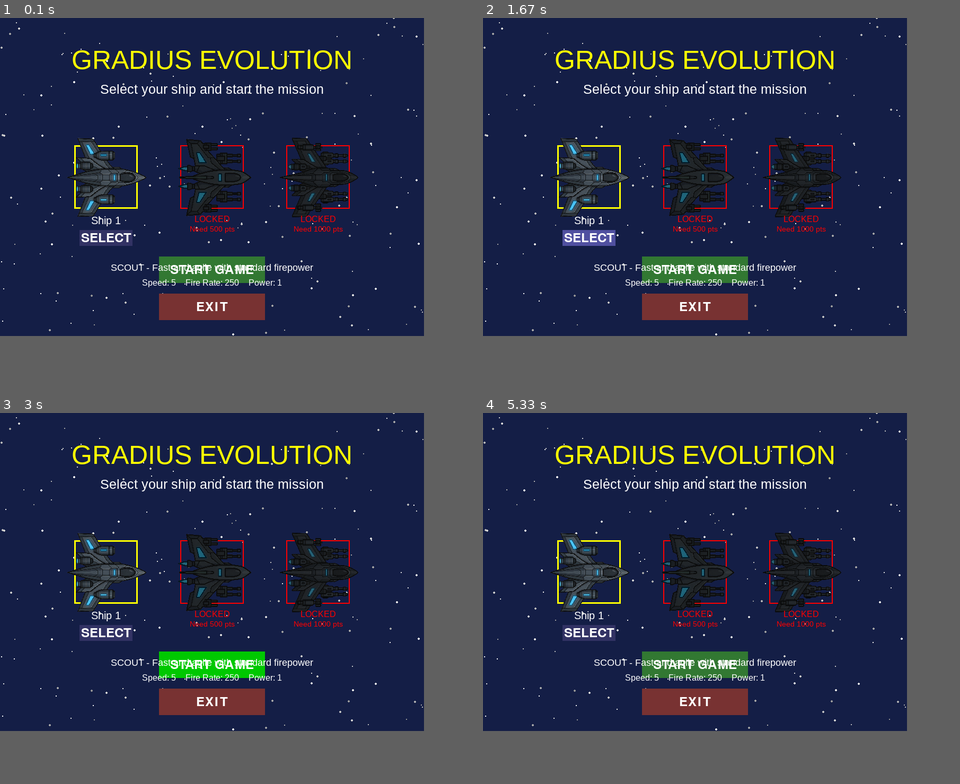
Above: before the commit, frames 1-4 (two rows, left to right).
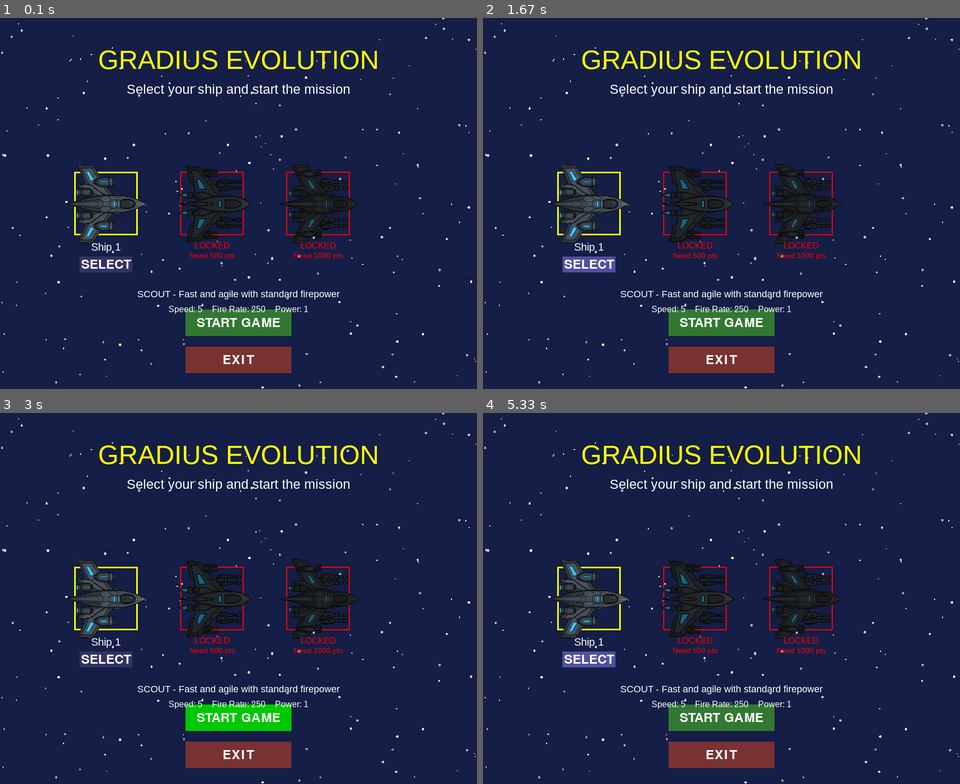
Above: after the commit, the same moments.

Repository: itsagurin/space-shooter-pygame
Game: pygame game, started from main.py
Same seed, same stepped clock (60 frames per second), same inputs: the game is played once before the commit and once after it.
Inputs (mouse positions are in pixels of both pictures, inside the frame that each line leads up to):
- Up to frame 1 (0.1 s): no input
- Up to frame 2 (1.67 s): click "START GAME" at 0.38 s; click (726, 229) at 0.72 s; click "SELECT" at 1.55 s
- Up to frame 3 (3 s): click (248, 472) at 1.88 s; click "START GAME" at 2.72 s
- Up to frame 4 (5.33 s): click (654, 520) at 3.05 s; click "SELECT" at 3.88 s; click (821, 531) at 4.22 s; click (607, 665) at 5.05 s
The window is 800x600 before the commit and 900x700 after it. Grey fills any space a smaller window leaves; there, only what the larger window draws over its background counts as a difference.

The runs differ from the first frame. In frame 1, 16% of the frame differs, in the area x 0-100%, y 0-100%; in frame 2, 16%; in frame 3, 16%; in frame 4, 16%.

Commit message:
fix bugs

Diff:
--- a/scripts/config.py
+++ b/scripts/config.py
@@ -2,8 +2,8 @@
 
 # Game settings
 TITLE = "Gradius Evolution"
-SCREEN_WIDTH = 800
-SCREEN_HEIGHT = 600
+SCREEN_WIDTH = 900  # было 800
+SCREEN_HEIGHT = 700  # было 600
 FPS = 60
 
 # Define colors
@@ -16,7 +16,7 @@
 CYAN = (0, 255, 255)
 DARK_BLUE = (20, 30, 70)
 PURPLE = (128, 0, 128)
-GRAY = (128, 128, 128)  # Added for locked ships
+GRAY = (128, 128, 128)
 
 # Game difficulty settings
 ENEMY_SPAWN_RATE = 3000  # milliseconds
@@ -29,9 +29,9 @@
 PLAYER_SHOOT_DELAY = 250  # milliseconds
 
 # Enemy settings
-ENEMY_SPEED_MIN = 3
-ENEMY_SPEED_MAX = 6
-ENEMY_SHOOT_CHANCE = 0.01  # 1% chance per frame
+ENEMY_SPEED_MIN = 2
+ENEMY_SPEED_MAX = 4
+ENEMY_SHOOT_CHANCE = 0.008
 
 # Ship unlock system
 SHIP_UNLOCK_SCORES = {
--- a/scripts/enemies.py
+++ b/scripts/enemies.py
@@ -20,21 +20,21 @@
 
         # Enemy attributes based on type
         if enemy_type == "enemy1":
-            self.health = 30
+            self.health = 20
             self.speed_min = ENEMY_SPEED_MIN
             self.speed_max = ENEMY_SPEED_MAX
             self.shoot_chance = ENEMY_SHOOT_CHANCE
             self.score_value = SCORE_ENEMY
             self.movement_pattern = "linear"
         elif enemy_type == "enemy2":
-            self.health = 50
+            self.health = 30
             self.speed_min = ENEMY_SPEED_MIN - 1
             self.speed_max = ENEMY_SPEED_MAX - 1
             self.shoot_chance = ENEMY_SHOOT_CHANCE * 1.5
             self.score_value = SCORE_ENEMY * 1.5
             self.movement_pattern = "sine"
         elif enemy_type == "enemy3":
-            self.health = 80
+            self.health = 50
             self.speed_min = ENEMY_SPEED_MIN - 2
             self.speed_max = ENEMY_SPEED_MAX - 2
             self.shoot_chance = ENEMY_SHOOT_CHANCE * 2
